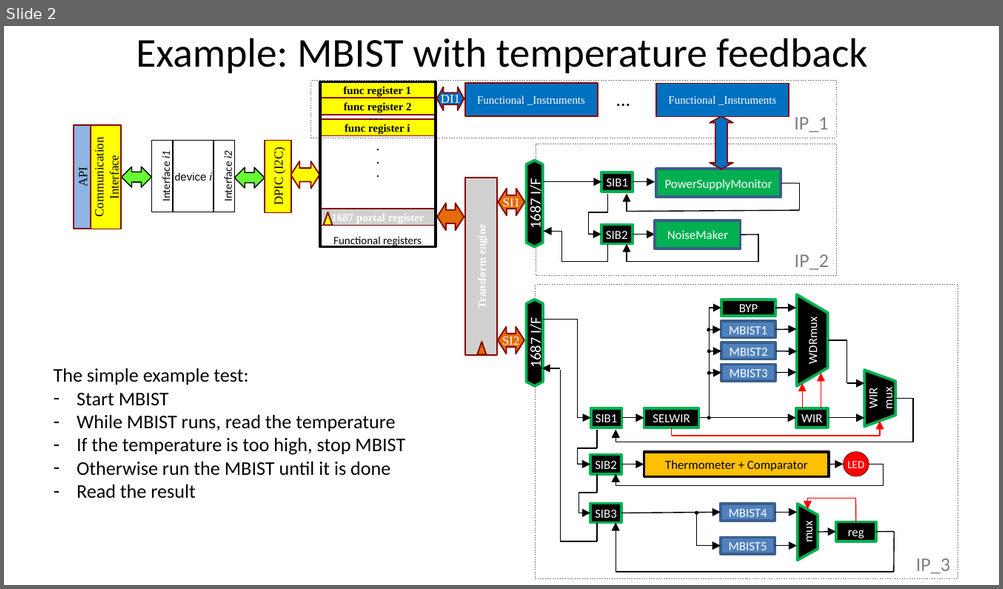
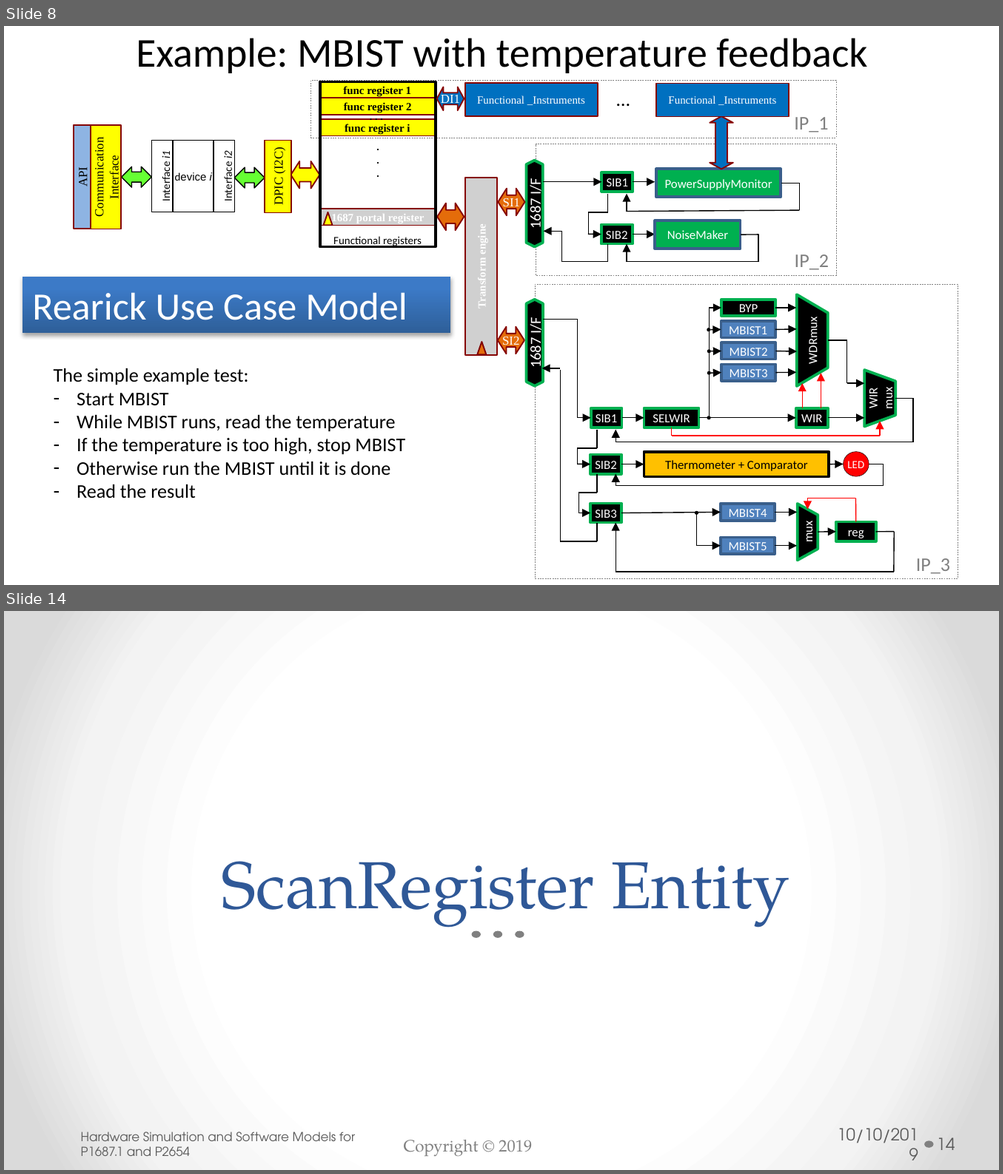
Before and after one commit to bradfordvt/P2654Simulations, a slide deck: docs/HLD.pptx. Shown one above the other, each under a label of ours: slide 2 before the commit, slides 8 and 14 after it; the slides between them are not shown. The pictures are 1003x589 and 1003x1174 pixels, drawn with LibreOffice and Linux fonts; fonts in the diff are those of the drawing; grey boxes stand for pictures; background and template pictures are left out. Boxes give left, top, right and bottom in pixels: in the first picture for what was removed or moved away, otherwise in the second. Text is boxed around its words. In the diff, an @@ line names an element or a change of style, - is before the commit and + after.

Commit message:
Updated HLD document to include latest view of models and architecture.  This second draft is to be shared with the IEEE P2654 team on 14 Oct 2019.

```diff
--- a/docs/HLD.pptx
+++ b/docs/HLD.pptx
@@ slide 14 added at <box>4,611,999,1170</box>, background gradient #FFFFFF to #F4F4F4 to #DADADA @@
@@ title added at <box>222,861,789,934</box>, 48 pt, text #2F5897 @@
+ScanRegister Entity
@@ ellipse added at <box>472,931,481,938</box>, fill #808080 @@
@@ ellipse added at <box>493,931,502,938</box>, fill #808080 @@
@@ ellipse added at <box>515,931,524,938</box>, fill #808080 @@
@@ text added at <box>81,1132,355,1156</box>, 9 pt, text #595959 @@
+Hardware Simulation and Software Models for P1687.1 and P2654
@@ text added at <box>404,1140,532,1156</box>, 12 pt, text #808080 @@
+Copyright © 2019
@@ text added at <box>836,1128,918,1144</box>, 12 pt, text #595959 @@
+10/10/2019
@@ ellipse added at <box>924,1141,933,1148</box>, fill #808080 @@
@@ page number added at <box>936,1138,955,1150</box>, 12 pt, text #595959 @@
+14
@@ what was slide 2 is now slide 8 @@
@@ slide 8 changed as well @@
@@ rectangle added at <box>23,277,450,333</box>, fill gradient #2F5F99 to #3D7CC7 to #3A7CCB, 28 pt, text #FFFFFF @@
+Rearick Use Case Model
```
Also in this commit, not shown: 14 other slides changed, 61 other slides added.
